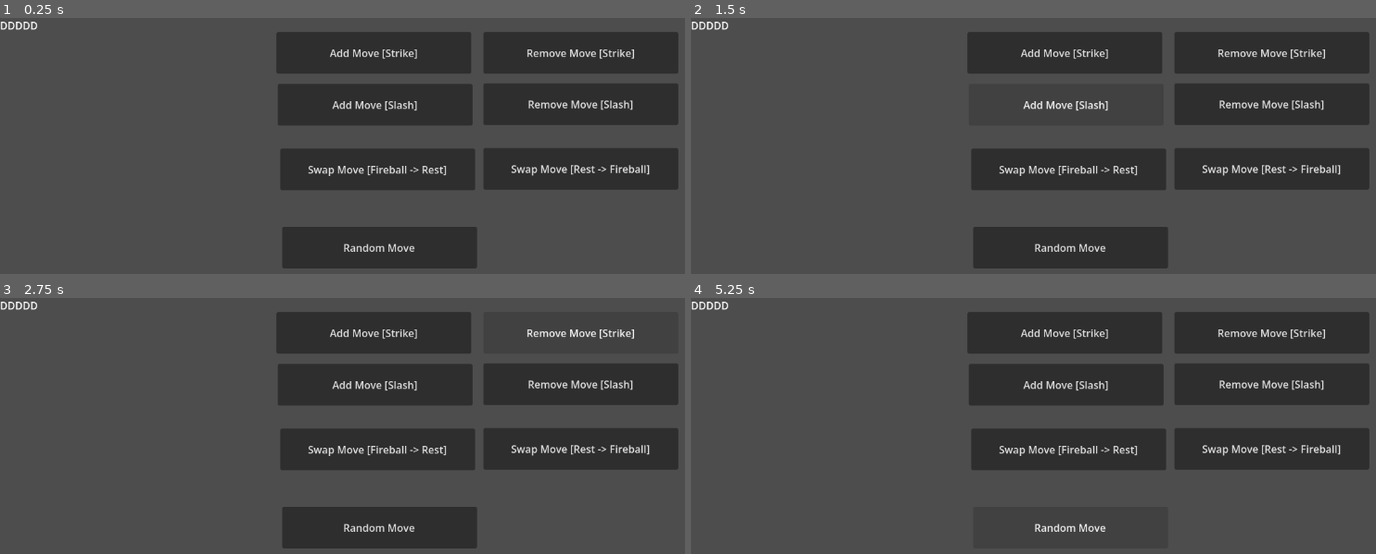
Above: before the commit, frames 1-4 (two rows, left to right).
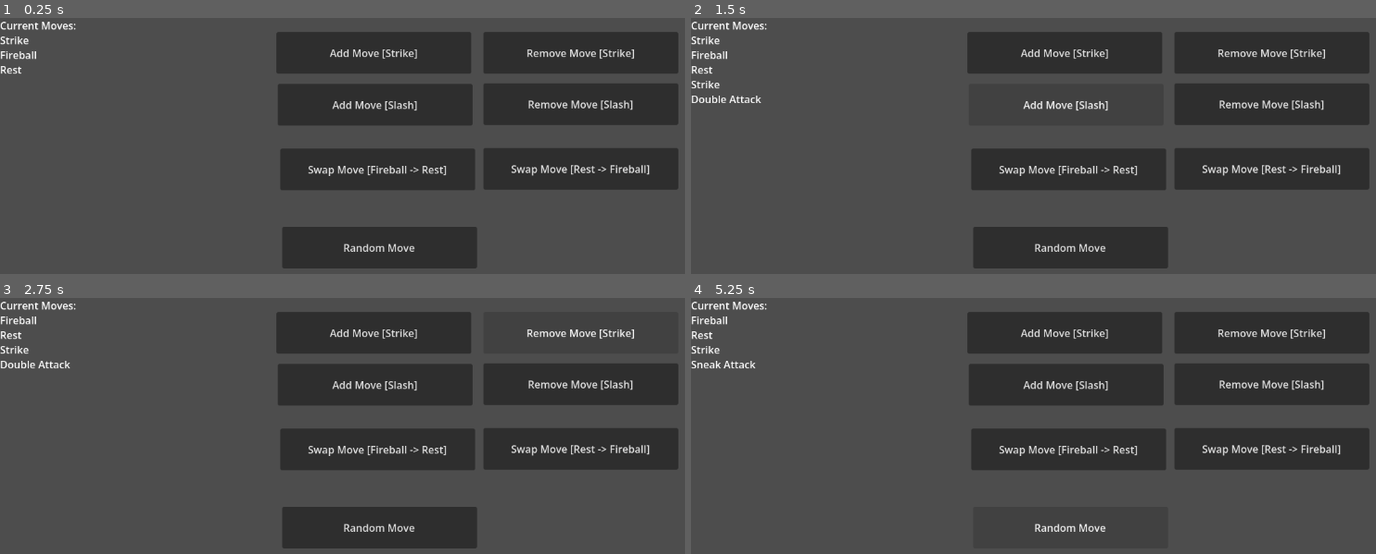
Above: after the commit, the same moments.

Repository: swimdoctor/Dadatothmo
Game: Godot game, scene res://Scenes/testingScenes/moveSwitcherTest.tscn
The game is run twice, just before and just after one commit, with the same random seed, the same clock (stepped at 60 frames per second) and the same inputs.
Inputs:
- Up to frame 1 (0.25 s): no input
- Up to frame 2 (1.5 s): click "Add Move [Strike]" at 0.5 s; click "Add Move [Slash]" at 1.25 s
- Up to frame 3 (2.75 s): click "Remove Move [Strike]" at 2 s
- Up to frame 4 (5.25 s): click "Remove Move [Slash]" at 2.75 s; click "Swap Move [Fireball -> Rest]" at 3.5 s; click "Swap Move [Rest -> Fireball]" at 4.25 s; click "Random Move" at 5 s

The runs differ from the first frame. In frame 1, 0.4% of the frame differs, in the area x 0-12%, y 1-23%; in frame 2, 0.7%, in the area x 0-12%, y 1-34%; in frame 3, 0.6%; in frame 4, 0.6%.
Error before the commit: Parse Error: Identifier "movemanager" not declared in the current scope. (res://Scripts/testingScripts/move_switcher_test.gd:19)

Commit message:
add convenience functions to movelist

Diff:
--- a/Scenes/testingScenes/moveSwitcherTest.tscn
+++ b/Scenes/testingScenes/moveSwitcherTest.tscn
@@ -73,6 +73,7 @@
 text = "Swap Move [Rest -> Fireball]"
 
 [node name="Button7" type="Button" parent="."]
+layout_mode = 0
 offset_left = 439.0
 offset_top = 326.0
 offset_right = 742.0
--- a/Scripts/MoveList.gd
+++ b/Scripts/MoveList.gd
@@ -19,6 +19,38 @@
 	HEAL,
 	RESTORE
 }
+
+func add_move(move_name : MoveName) -> void:
+	gamemanager.move_list.append(new_move(move_name));
+
+func remove_move(move_name : MoveName) -> bool:
+	for i in gamemanager.move_list.size():
+		if gamemanager.move_list[i].id == move_name:
+			gamemanager.move_list.remove_at(i);
+			return true;
+	return false;
+
+func remove_at(index : int) -> bool:
+	if(index >= gamemanager.move_list.size()):
+		return false;
+	gamemanager.move_list.remove_at(index);
+	return true;
+
+func replace_move(old_move_name : MoveName, new_move_name : MoveName) -> bool:
+	for i in gamemanager.move_list.size():
+		if gamemanager.move_list[i].id == old_move_name:
+			gamemanager.move_list[i] = new_move(new_move_name);
+			return true;
+	return false;
+
+func replace_at(old_index : int, new_move_name : MoveName) -> bool :
+	if(old_index >= gamemanager.move_list.size()):
+		return false;
+	gamemanager.move_list[old_index] = new_move(new_move_name);
+	return true;
+
+func random_move() -> MoveName:
+	return randi() % MoveName.size();
 
 func new_move(move : MoveName):
 	var name : String;
@@ -108,10 +140,13 @@
 			pattern = [Move.Direction.UP, Move.Direction.RIGHT, Move.Direction.LEFT, Move.Direction.UP];
 			method = "restore";
 
-	return Move.new(name, load(path), pattern, Callable(self, method));
+	return Move.new(move, name, load(path), pattern, Callable(self, method));
 
 # deal 0.5x attack stat to first enemy
 func strike(enemies : Array[Enemy], rhythm : Rhythm):
+	if(enemies.size() < 1):
+		return;
+
 	var damage = 0.5;
 	var target = enemies[0];
 
@@ -119,6 +154,9 @@
 
 # deal 1x attack stat to first enemy
 func fireball(enemies : Array[Enemy], rhythm : Rhythm):
+	if(enemies.size() < 1):
+		return;
+
 	var damage = 1;
 	var target = enemies[0];
 
@@ -132,6 +170,9 @@
 
 # deal 0.4x attack stat to all enemies
 func magic_missile(enemies : Array[Enemy], rhythm : Rhythm):
+	if(enemies.size() < 1):
+		return;
+
 	var damage = 0.4;
 
 	for enemy in enemies:
@@ -139,6 +180,9 @@
 
 # deal 0.4x attack to first enemy twice
 func double_attack(enemies : Array[Enemy], rhythm : Rhythm):
+	if(enemies.size() < 1):
+		return;
+
 	var damage = 0.4;
 	var target = enemies[0];
 
@@ -147,6 +191,9 @@
 
 # deal 1-4 * 0.4x attack
 func simple_die(enemies : Array[Enemy], rhythm : Rhythm):
+	if(enemies.size() < 1):
+		return;
+
 	var damage = randi_range(1, 5) * 0.4;
 	var target = enemies[0];
 
@@ -154,6 +201,9 @@
 
 # deal 1.2x or 0.5x attack to first enemy
 func coin_flip(enemies : Array[Enemy], rhythm : Rhythm):
+	if(enemies.size() < 1):
+		return;
+
 	var damage = 1.2 if randf() < 0.5 else 0.5;
 	var target = enemies[0];
 
@@ -161,6 +211,9 @@
 
 # deal 1-12 * 0.5x attack
 func high_roller(enemies : Array[Enemy], rhythm : Rhythm):
+	if(enemies.size() < 1):
+		return;
+
 	var damage = randi_range(1, 13) * 0.5;
 	var target = enemies[0];
 
@@ -168,6 +221,9 @@
 
 # deal 0.5x attack on crit or 2.5x on crit
 func all_in(enemies : Array[Enemy], rhythm : Rhythm):
+	if(enemies.size() < 1):
+		return;
+
 	var damage = 2.5 if randf() < 0.166666 else 0.5;
 	var target = enemies[0];
 
@@ -175,6 +231,9 @@
 
 # deal 0.5x attack plus 1.5x for each crit
 func moneymaker(enemies : Array[Enemy], rhythm : Rhythm):
+	if(enemies.size() < 1):
+		return;
+
 	var damage = 0.5;
 	for i in 2:
 		damage += 1.5 if randf() < 0.166666 else 0;
@@ -184,6 +243,9 @@
 
 # deal 0.65x attack to lowest health enemy
 func sneak_attack(enemies : Array[Enemy], rhythm : Rhythm):
+	if(enemies.size() < 1):
+		return;
+
 	var damage = 0.65;
 	var target = enemies[0];
 	for enemy in enemies:
@@ -194,6 +256,9 @@
 
 # deal 0.5x attack and 1.5x attack to second enemy, or 1x attack if none
 func snipe(enemies : Array[Enemy], rhythm : Rhythm):
+	if(enemies.size() < 1):
+		return;
+
 	var damage1 = 0.5;
 	var target1 = enemies[0];
 
@@ -209,6 +274,9 @@
 
 # deal 1x attack, 0.05x max health self damage if no kill
 func daylight_job(enemies : Array[Enemy], rhythm : Rhythm):
+	if(enemies.size() < 1):
+		return;
+
 	var damage = 1;
 	var target = enemies[0];
 	var self_damage = 0.05;
@@ -219,6 +287,9 @@
 
 # im not even attempting to describe this move here just delete when we get literally any better option
 func last_resort(enemies : Array[Enemy], rhythm : Rhythm):
+	if(enemies.size() < 1):
+		return;
+
 	var damage = 1.5;
 	var self_damage = 0.15;
 	var target = enemies[0];
--- a/Scripts/Resources/Move.gd
+++ b/Scripts/Resources/Move.gd
@@ -9,6 +9,7 @@
 	REST
 }
 
+@export var id: movelist.MoveName;
 @export var name: String = ""
 @export var icon: Texture2D = null
 @export var notes: Array[Direction] = []
@@ -24,7 +25,8 @@
 
 @export var heal: float
 
-func _init(name = "", icon = null, notes: Array[Direction] = [], move_func : Callable = Callable(self, "default_move")):
+func _init(id = null, name = "", icon = null, notes: Array[Direction] = [], move_func : Callable = Callable(self, "default_move")):
+	self.id = id;
 	self.icon = icon
 	self.name = name
 	self.notes = notes
--- a/Scripts/testingScripts/move_switcher_test.gd
+++ b/Scripts/testingScripts/move_switcher_test.gd
@@ -2,43 +2,44 @@
 
 
 func _ready() -> void:
-	var movesTemp: Array[Move] = [load("res://Moves/BasicAttack.tres"),load("res://Moves/Fireball.tres"),load("res://Moves/MagicMissile.tres")]
+	var movesTemp: Array[Move] = [movelist.new_move(movelist.MoveName.STRIKE), movelist.new_move(movelist.MoveName.FIREBALL), movelist.new_move(movelist.MoveName.REST)];
 
-	gamemanager.movelist = movesTemp
+	gamemanager.move_list = movesTemp
 
 	_print_list()
 
 func _print_list():
 	$CurrentMoves.text = "Current Moves:\n"
 
-	for i in gamemanager.movelist:
+	for i in gamemanager.move_list:
 		$CurrentMoves.text += i.name + "\n"
 		print(i.name)
 
 func _on_button_pressed() -> void:
-	movemanager.addCard(load("res://Moves/Strike.tres"))
+	movelist.add_move(movelist.MoveName.STRIKE);
 	_print_list()
 
 func _on_button_2_pressed() -> void:
-	movemanager.addCard(load("res://Moves/Slash.tres"))
+	movelist.add_move(movelist.MoveName.DOUBLE_ATTACK);
 	_print_list()
 
 func _on_button_3_pressed() -> void:
-	movemanager.removeCard(load("res://Moves/Strike.tres"))
+	movelist.remove_move(movelist.MoveName.STRIKE);
 	_print_list()
 
 func _on_button_4_pressed() -> void:
-	movemanager.removeCard(load("res://Moves/Slash.tres"))
+	movelist.remove_move(movelist.MoveName.DOUBLE_ATTACK);
 	_print_list()
 
 func _on_button_5_pressed() -> void:
-	movemanager.replaceCard(load("res://Moves/Fireball.tres"), load("res://Moves/Rest.tres"))
+	movelist.replace_move(movelist.MoveName.FIREBALL, movelist.MoveName.REST);
 	_print_list()
 
 func _on_button_6_pressed() -> void:
-	movemanager.replaceCard(load("res://Moves/Rest.tres"), load("res://Moves/Fireball.tres"))
+	movelist.replace_move(movelist.MoveName.REST, movelist.MoveName.FIREBALL);
 	_print_list()
 
 
 func _on_button_7_pressed() -> void:
-	movemanager.chooseRandomMove()
+	movelist.add_move(movelist.random_move());
+	_print_list();
